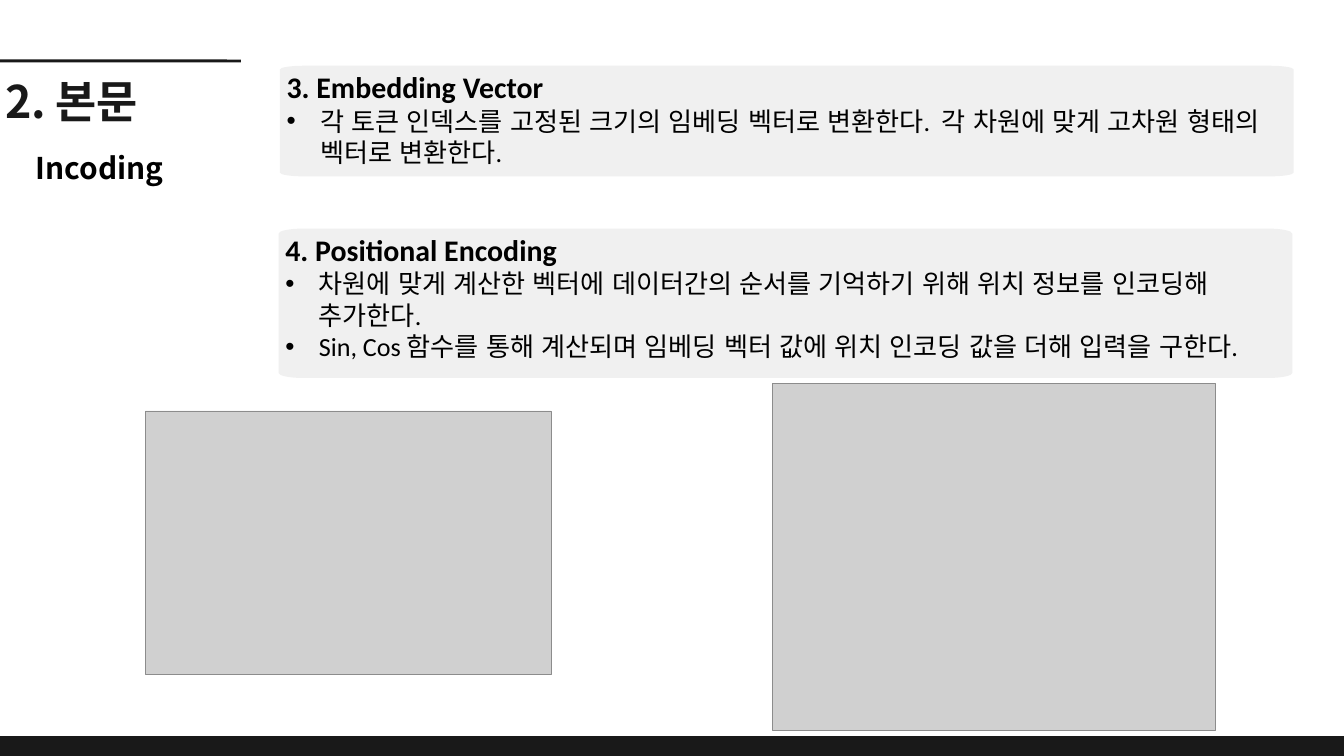
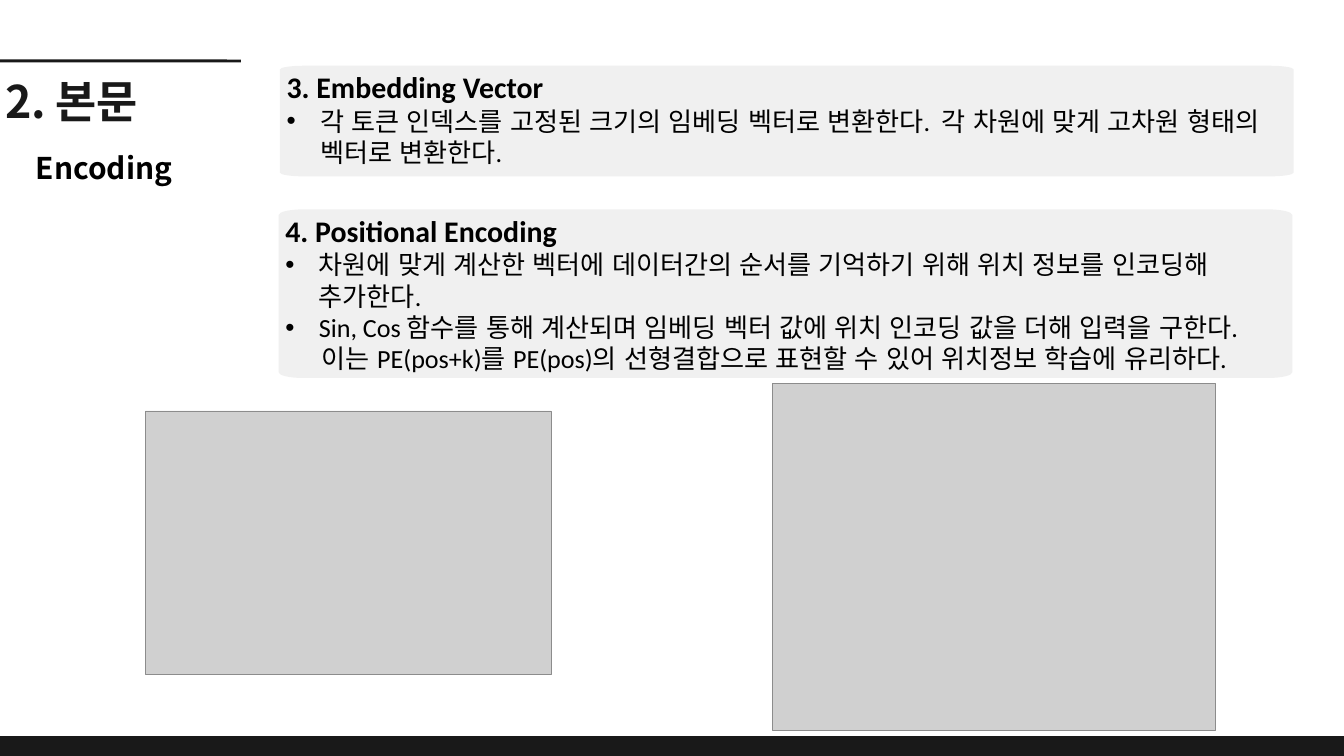
Before and after one commit to dbehdrbs0806/4th_2sem, a slide deck: slide 8 of ReinforcementLearning/20204077_유동균_Transformer 발표.pptx. Drawn at 1344x756 pixels with LibreOffice and Linux fonts; fonts in the diff are those of the drawing; grey boxes stand for pictures. Boxes give left, top, right and bottom in pixels: in the first picture for what was removed or moved away, otherwise in the second. Text is boxed around its words. In the diff, an @@ line names an element or a change of style, - is before the commit and + after.

```diff
--- a/ReinforcementLearning/20204077_유동균_Transformer 발표.pptx
+++ b/ReinforcementLearning/20204077_유동균_Transformer 발표.pptx
@@ text at (36, 154, 172, 187): text changed @@
-Incoding
+Encoding
@@ freeform shape "4. Positional Encoding": place and size @@
-freeform shape "4. Positional Encoding" at (279, 228, 1292, 378)
+freeform shape "4. Positional Encoding" at (279, 210, 1292, 378)
@@ text in freeform shape at (322, 346, 1227, 373): paragraph added @@
+이는 PE(pos+k)를 PE(pos)의 선형결합으로 표현할 수 있어 위치정보 학습에 유리하다.
```
Also in this commit, not shown: 7 other slides changed, 1 other file.
